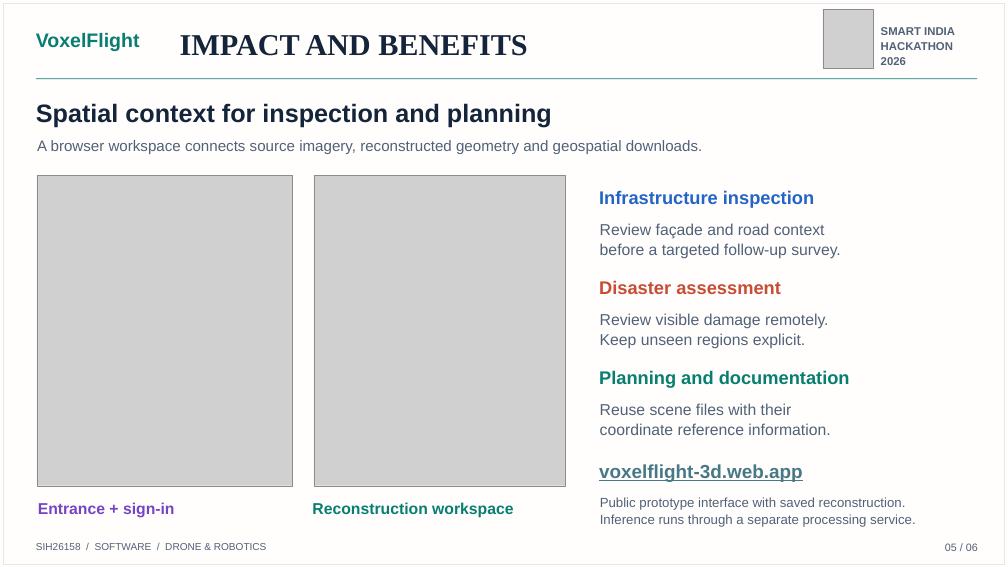
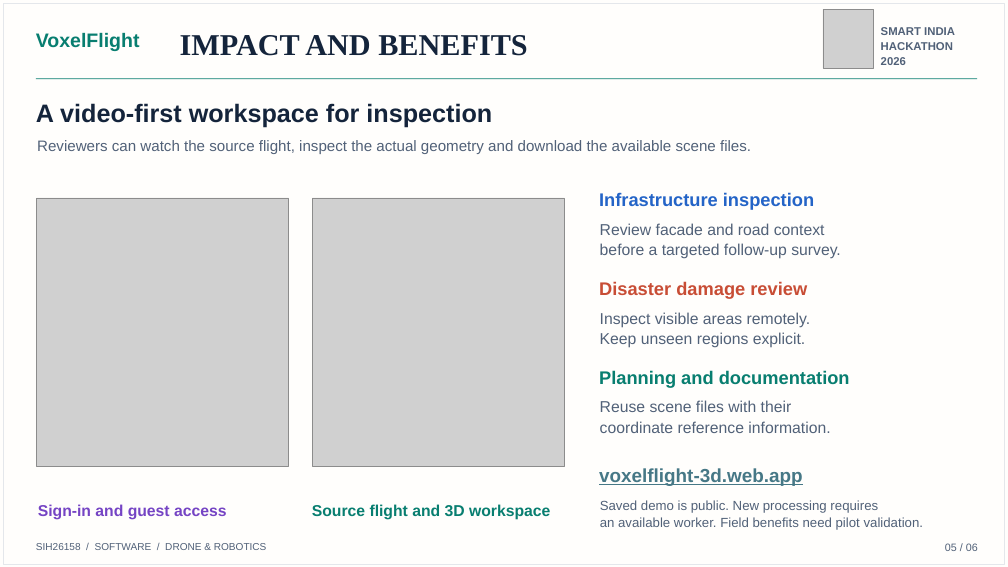
Before and after one commit to Suman1108-beep/voxelflight, a slide deck: slide 5 of submission/VoxelFlight_SIH2026_Presentation.pptx. Drawn at 1008x567 pixels with LibreOffice and Linux fonts; fonts in the diff are those of the drawing; grey boxes stand for pictures. Boxes give left, top, right and bottom in pixels: in the first picture for what was removed or moved away, otherwise in the second. Text is boxed around its words. In the diff, an @@ line names an element or a change of style, - is before the commit and + after.

Commit message:
Finalize six-slide presentation with current geometry, architecture and real screenshots

```diff
--- a/submission/VoxelFlight_SIH2026_Presentation.pptx
+++ b/submission/VoxelFlight_SIH2026_Presentation.pptx
@@ text at [36,103,492,128]: text changed @@
-Spatial context for inspection and planning
+A video-first workspace for inspection
@@ text at [37,140,751,154]: text changed @@
-A browser workspace connects source imagery, reconstructed geometry and geospatial downloads.
+Reviewers can watch the source flight, inspect the actual geometry and download the available scene files.
@@ picture: place and size @@
-picture at [37,175,293,486]
+picture at [37,198,289,466]
@@ picture: place and size @@
-picture at [314,175,566,486]
+picture at [313,198,565,466]
@@ text at [600,223,825,235]: text changed @@
-Review façade and road context
+Review facade and road context
@@ text at [599,281,807,299]: text changed @@
-Disaster assessment
+Disaster damage review
@@ text at [600,312,811,328]: text changed @@
-Review visible damage remotely.
+Inspect visible areas remotely.
@@ text "voxelflight-3d.web.app": place and size @@
-text "voxelflight-3d.web.app" at [599,464,802,482]
+text "voxelflight-3d.web.app" at [599,468,802,486]
@@ text at [38,504,227,520]: text changed @@
-Entrance + sign-in
+Sign-in and guest access
@@ text at [312,504,550,520]: text changed @@
-Reconstruction workspace
+Source flight and 3D workspace
@@ text at [600,500,924,530]: text changed @@
-Public prototype interface with saved reconstruction.
-Inference runs through a separate processing service.
+Saved demo is public. New processing requires
+an available worker. Field benefits need pilot validation.
```
Also in this commit, not shown: 1 other slide changed, 4 slides added, 4 slides removed, 5 other files.
